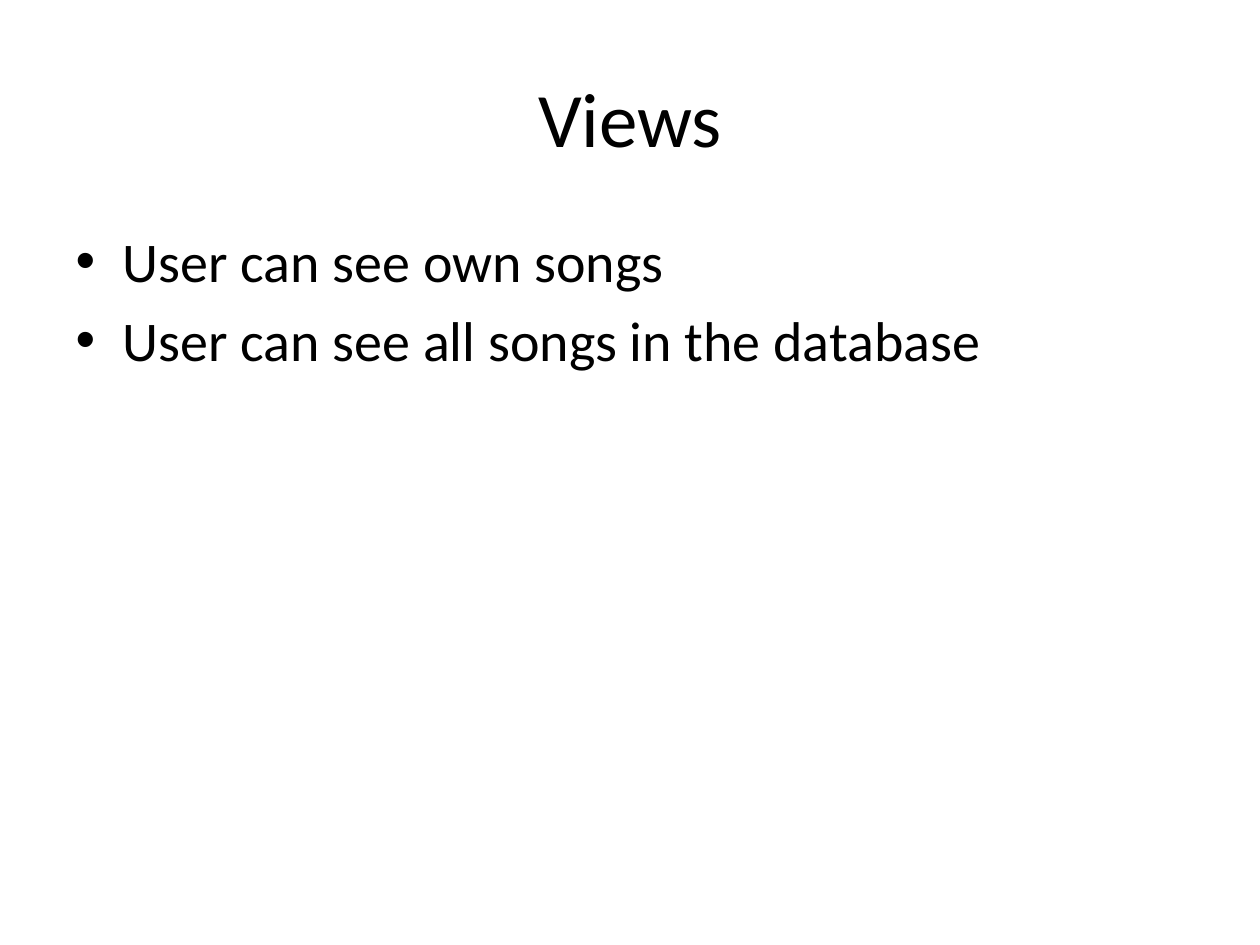
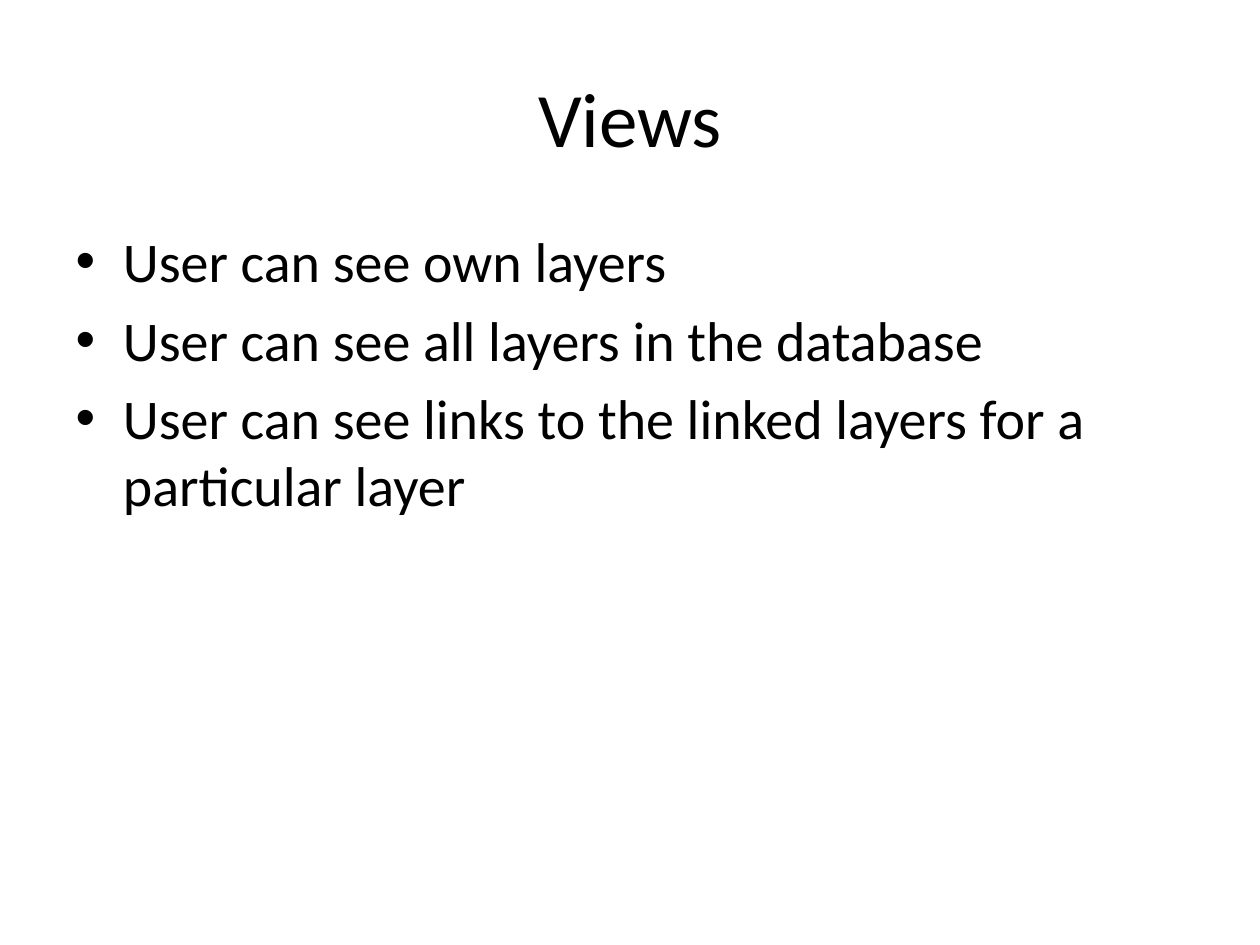
Before and after one commit to walkerq/layers, a slide deck: slide 13 of Project Progress Report.pptx. Drawn at 1260x945 pixels with LibreOffice and Linux fonts; fonts in the diff are those of the drawing. Boxes give left, top, right and bottom in pixels: in the first picture for what was removed or moved away, otherwise in the second. Text is boxed around its words. In the diff, an @@ line names an element or a change of style, - is before the commit and + after.

```diff
--- a/Project Progress Report.pptx
+++ b/Project Progress Report.pptx
@@ text at [123, 243, 1084, 515]: text changed @@
-• User can see own songs
-• User can see all songs in the database
+• User can see own layers
+• User can see all layers in the database
+• User can see links to the linked layers for a particular layer
```
